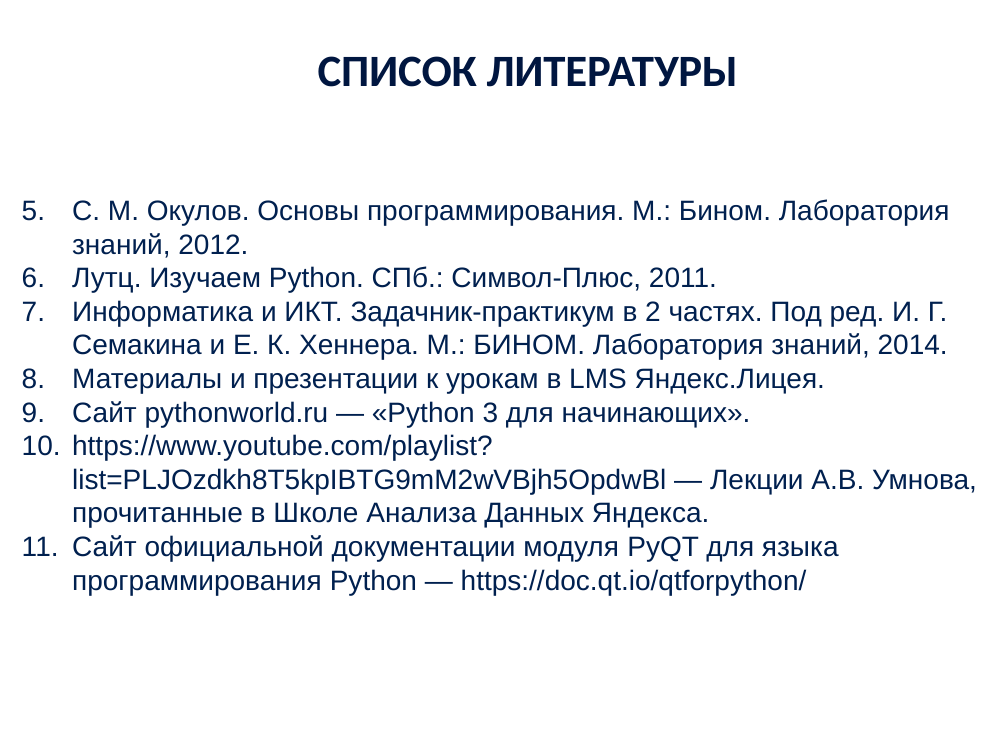
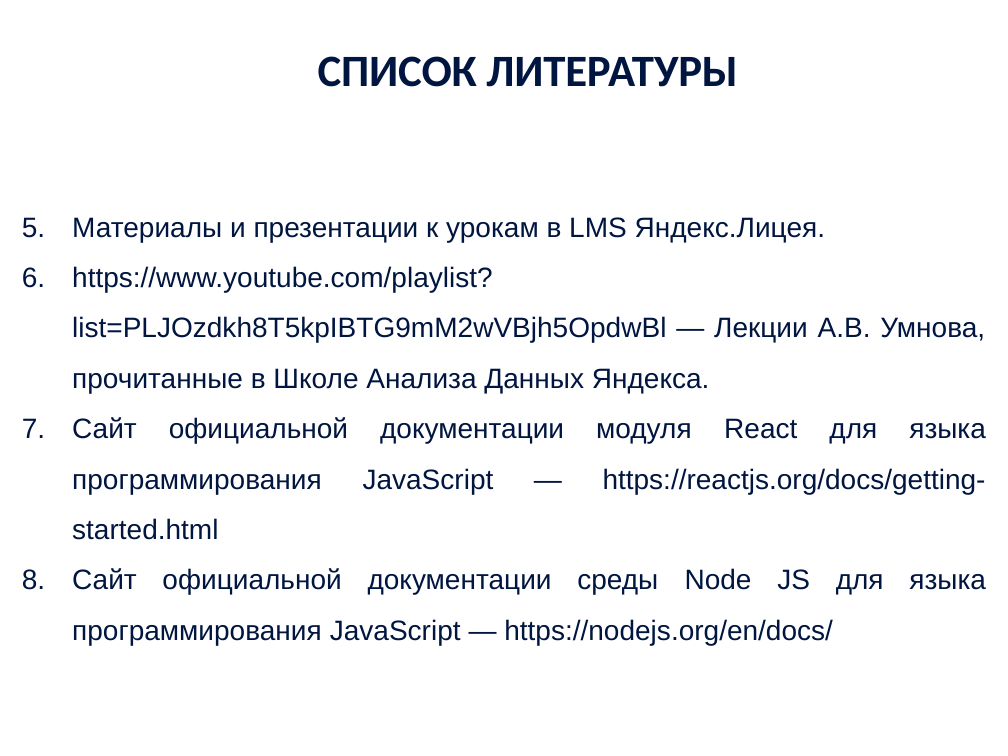
Before and after one commit to JaydenPears/LMS, a slide deck: slide 17 of Documentation/Чернов Владимир Презентация проектной работы.pptx (slide 28 before the commit). Drawn at 1008x756 pixels with LibreOffice and Linux fonts; fonts in the diff are those of the drawing; background and template pictures are left out. Boxes give left, top, right and bottom in pixels: in the first picture for what was removed or moved away, otherwise in the second. Text is boxed around its words. In the diff, an @@ line names an element or a change of style, - is before the commit and + after.

Commit message:
upd docs

```diff
--- a/Documentation/Чернов Владимир Презентация проектной работы.pptx
+++ b/Documentation/Чернов Владимир Презентация проектной работы.pptx
@@ text at (x1=72, y1=199, x2=950, y2=360): paragraphs removed @@
-5. С. М. Окулов. Основы программирования. М.: Бином. Лаборатория знаний, 2012.
-6. Лутц. Изучаем Python. СПб.: Символ-Плюс, 2011.
-7. Информатика и ИКТ. Задачник-практикум в 2 частях. Под ред. И. Г. Семакина и Е. К. Хеннера. М.: БИНОМ. Лаборатория знаний, 2014.
@@ text at (x1=72, y1=217, x2=985, y2=393): text colour #00204F to #001640 in "Материалы и презентации к урокам в LMS ...", "https://www.youtube.com/playlist?list=PLJOzdkh8T5kpIBTG9mM2w ..."; alignment left to justified; line spacing 1 to 1.5; bullet colour #00204F to #001640 @@
@@ text at (x1=72, y1=401, x2=751, y2=427): paragraph removed @@
-9. Сайт pythonworld.ru — «Python 3 для начинающих».
@@ text at (x1=72, y1=417, x2=986, y2=645): text changed; text colour #00204F to #001640 @@
-11. Сайт официальной документации модуля PyQT для языка программирования Python — https://doc.qt.io/qtforpython/
+7. Сайт официальной документации модуля React для языка программирования JavaScript — https://reactjs.org/docs/getting-started.html
+8. Сайт официальной документации среды Node JS для языка программирования JavaScript — https://nodejs.org/en/docs/
```
Also in this commit, not shown: 3 other slides changed, 13 slides added, 24 slides removed, 4 other files.
